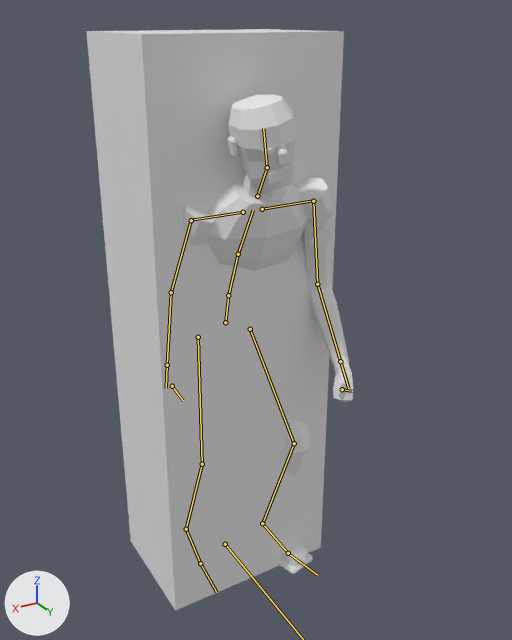
The glTF model public/assets/models/zmb/zmb_shambler_a.glb: old version first, new version second.
Both versions are drawn from a 50 mm camera at (1.001, 1.894, 1.841) aimed at (-0.015, 0.201, 0.995). Arrows for +X, +Y and +Z are at lower left; the lights stay in place. The picture after the commit comes second. Both versions are drawn at frame 45 of the action 'z_idle'; the numbers are the values there. The bones that bend it are drawn over the model as lines. Objects named as collision shapes, trigger or cutter boxes, shadow casters or lower levels of detail are left out.

The first picture shows 'zmb_shambler_a_COL_box', 'zmb_shambler_a_LOD0'.
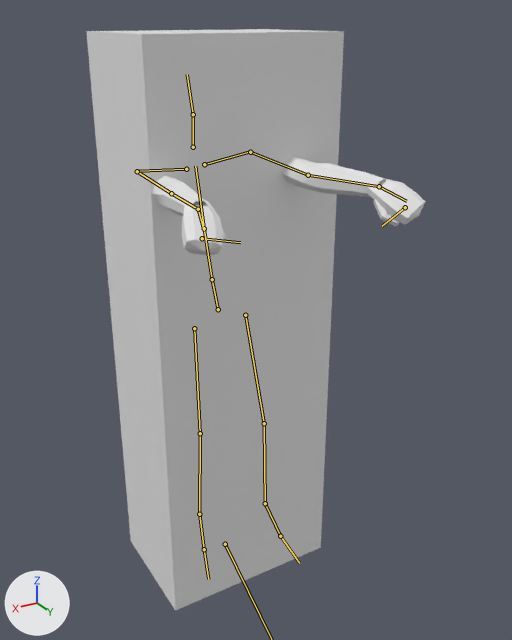
Pixel boxes [x1, y1, x2, y2] of what changed, in the pictures (512 x 640 px):
'zmb_shambler_a_LOD0', posed
    before: [183, 94, 353, 574]
    after: [132, 156, 425, 256]
bone 'hips', root to tip
    before: (225, 322) to (228, 295)
    after: (218, 309) to (212, 279)
bone 'spine', root to tip
    before: (228, 295) to (238, 254)
    after: (212, 279) to (204, 228)
bone 'chest', root to tip
    before: (238, 254) to (253, 210)
    after: (204, 228) to (195, 166)
bone 'neck', root to tip
    before: (257, 196) to (267, 167)
    after: (193, 147) to (193, 114)
bone 'head', root to tip
    before: (267, 167) to (263, 128)
    after: (193, 114) to (187, 74)
bone 'shoulder_L', root to tip
    before: (262, 209) to (313, 200)
    after: (204, 164) to (250, 151)
bone 'upper_arm_L', root to tip
    before: (313, 201) to (317, 284)
    after: (250, 152) to (308, 175)
bone 'forearm_L', root to tip
    before: (317, 284) to (340, 361)
    after: (308, 175) to (379, 186)
bone 'hand_L', root to tip
    before: (340, 361) to (348, 388)
    after: (379, 186) to (406, 201)
bone 'shoulder_R', root to tip
    before: (243, 212) to (191, 220)
    after: (186, 169) to (137, 171)
bone 'upper_arm_R', root to tip
    before: (191, 220) to (171, 292)
    after: (137, 171) to (171, 193)
bone 'forearm_R', root to tip
    before: (171, 292) to (167, 365)
    after: (171, 193) to (198, 209)
bone 'hand_R', root to tip
    before: (167, 365) to (166, 388)
    after: (198, 209) to (204, 230)
bone 'thigh_L', root to tip
    before: (250, 329) to (294, 443)
    after: (245, 315) to (264, 423)
bone 'shin_L', root to tip
    before: (294, 443) to (262, 523)
    after: (264, 423) to (265, 503)
bone 'foot_L', root to tip
    before: (262, 523) to (288, 553)
    after: (265, 503) to (280, 536)
bone 'thigh_R', root to tip
    before: (198, 337) to (202, 464)
    after: (194, 328) to (200, 433)
bone 'shin_R', root to tip
    before: (202, 464) to (186, 529)
    after: (200, 433) to (199, 514)
bone 'foot_R', root to tip
    before: (186, 529) to (200, 563)
    after: (199, 514) to (204, 549)

Diff of the bpy script that builds the scene:
```diff
--- a/public/assets/models/zmb/zmb_shambler_a.glb.py
+++ b/public/assets/models/zmb/zmb_shambler_a.glb.py
@@ bone_root @@
 bone_root = bpy.data.objects['zmb_shambler_a_rig'].pose.bones['root']
-bone_root.rotation_quaternion = (1.0, 0.0, 0.0, 0.0)  # degrees (0, 0, 0)
+bone_root.rotation_quaternion = (0.996, 0.0, 0.0, -0.091)  # degrees (0, 0, -10)
@@ bone_hips @@
 bone_hips = bpy.data.objects['zmb_shambler_a_rig'].pose.bones['hips']  # child of 'root'
-bone_hips.location = (0.02, -0.06, 0.0)
-bone_hips.rotation_quaternion = (0.997, 0.071, -0.037, -0.024)  # degrees (8, -4, -3)
+bone_hips.location = (-0.006, -0.01, 0.0)
+bone_hips.rotation_quaternion = (0.982, -0.163, 0.091, 0.028)  # degrees (-19, 11, 1)
@@ bone_spine @@
 bone_spine = bpy.data.objects['zmb_shambler_a_rig'].pose.bones['spine']  # child of 'hips'
-bone_spine.rotation_quaternion = (0.992, 0.122, -0.026, 0.003)  # degrees (14, -3, 0)
+bone_spine.rotation_quaternion = (0.992, 0.122, -0.025, 0.032)  # degrees (14, -3, 3)
@@ bone_chest @@
 bone_chest = bpy.data.objects['zmb_shambler_a_rig'].pose.bones['chest']  # child of 'spine'
-bone_chest.rotation_quaternion = (0.992, 0.115, 0.03, 0.032)  # degrees (13, 3, 4)
+bone_chest.rotation_quaternion = (0.998, 0.066, -0.013, 0.017)  # degrees (8, -2, 2)
@@ bone_neck @@
 bone_neck = bpy.data.objects['zmb_shambler_a_rig'].pose.bones['neck']  # child of 'chest'
-bone_neck.rotation_quaternion = (0.998, -0.07, 0.0, 0.0)  # degrees (-8, 0, 0)
+bone_neck.rotation_quaternion = (0.993, 0.119, -0.011, 0.009)  # degrees (14, -1, 1)
@@ bone_head @@
 bone_head = bpy.data.objects['zmb_shambler_a_rig'].pose.bones['head']  # child of 'neck'
-bone_head.rotation_quaternion = (0.988, -0.116, 0.041, 0.093)  # degrees (-13, 6, 10)
+bone_head.rotation_quaternion = (0.995, -0.095, -0.023, 0.013)  # degrees (-11, -2, 2)
@@ bone_shoulder_l @@
 bone_shoulder_l = bpy.data.objects['zmb_shambler_a_rig'].pose.bones['shoulder_L']  # child of 'chest'
-bone_shoulder_l.rotation_quaternion = (0.998, 0.026, -0.007, -0.052)  # degrees (3, -1, -6)
+bone_shoulder_l.rotation_quaternion = (0.999, -0.028, -0.012, -0.025)  # degrees (-3, -1, -3)
@@ bone_upper_arm_l @@
 bone_upper_arm_l = bpy.data.objects['zmb_shambler_a_rig'].pose.bones['upper_arm_L']  # child of 'shoulder_L'
-bone_upper_arm_l.rotation_quaternion = (0.927, 0.18, -0.115, -0.308)  # degrees (24, -6, -38)
+bone_upper_arm_l.rotation_quaternion = (0.747, 0.64, 0.11, 0.142)  # degrees (81, -1, 21)
@@ bone_forearm_l @@
 bone_forearm_l = bpy.data.objects['zmb_shambler_a_rig'].pose.bones['forearm_L']  # child of 'upper_arm_L'
-bone_forearm_l.rotation_quaternion = (0.951, 0.308, 0.0, 0.0)  # degrees (36, 0, 0)
+bone_forearm_l.rotation_quaternion = (0.968, -0.054, 0.236, 0.064)  # degrees (-5, 28, 6)
@@ bone_hand_l @@
 bone_hand_l = bpy.data.objects['zmb_shambler_a_rig'].pose.bones['hand_L']  # child of 'forearm_L'
-bone_hand_l.rotation_quaternion = (1.0, 0.0, 0.0, 0.0)  # degrees (0, 0, 0)
+bone_hand_l.rotation_quaternion = (0.98, 0.005, 0.123, -0.154)  # degrees (-2, 14, -18)
@@ bone_shoulder_r @@
 bone_shoulder_r = bpy.data.objects['zmb_shambler_a_rig'].pose.bones['shoulder_R']  # child of 'chest'
-bone_shoulder_r.rotation_quaternion = (0.998, -0.061, 0.0, 0.0)  # degrees (-7, 0, 0)
+bone_shoulder_r.rotation_quaternion = (0.994, 0.044, 0.1, 0.016)  # degrees (5, 11, 2)
@@ bone_upper_arm_r @@
 bone_upper_arm_r = bpy.data.objects['zmb_shambler_a_rig'].pose.bones['upper_arm_R']  # child of 'shoulder_R'
-bone_upper_arm_r.rotation_quaternion = (0.959, 0.059, 0.017, 0.275)  # degrees (7, 0, 32)
+bone_upper_arm_r.rotation_quaternion = (0.756, 0.642, -0.11, -0.057)  # degrees (81, -5, -13)
@@ bone_forearm_r @@
 bone_forearm_r = bpy.data.objects['zmb_shambler_a_rig'].pose.bones['forearm_R']  # child of 'upper_arm_R'
-bone_forearm_r.rotation_quaternion = (0.981, 0.192, 0.0, 0.0)  # degrees (22, 0, 0)
+bone_forearm_r.rotation_quaternion = (0.967, -0.035, -0.243, -0.066)  # degrees (-2, -28, -7)
@@ bone_hand_r @@
 bone_hand_r = bpy.data.objects['zmb_shambler_a_rig'].pose.bones['hand_R']  # child of 'forearm_R'
-bone_hand_r.rotation_quaternion = (1.0, 0.0, 0.0, 0.0)  # degrees (0, 0, 0)
+bone_hand_r.rotation_quaternion = (0.968, -0.053, -0.143, 0.198)  # degrees (-10, -15, 24)
@@ bone_thigh_l @@
 bone_thigh_l = bpy.data.objects['zmb_shambler_a_rig'].pose.bones['thigh_L']  # child of 'hips'
-bone_thigh_l.rotation_quaternion = (0.927, 0.295, -0.223, 0.058)  # degrees (36, -27, -2)
+bone_thigh_l.rotation_quaternion = (0.99, -0.128, -0.011, 0.054)  # degrees (-15, 0, 6)
@@ bone_shin_l @@
 bone_shin_l = bpy.data.objects['zmb_shambler_a_rig'].pose.bones['shin_L']  # child of 'thigh_L'
-bone_shin_l.rotation_quaternion = (0.926, -0.376, 0.0, 0.0)  # degrees (-44, 0, 0)
+bone_shin_l.rotation_quaternion = (0.993, -0.117, 0.0, 0.0)  # degrees (-13, 0, 0)
@@ bone_foot_l @@
 bone_foot_l = bpy.data.objects['zmb_shambler_a_rig'].pose.bones['foot_L']  # child of 'shin_L'
-bone_foot_l.rotation_quaternion = (0.985, 0.154, 0.045, -0.059)  # degrees (17, 6, -6)
+bone_foot_l.rotation_quaternion = (0.994, 0.065, -0.018, -0.082)  # degrees (8, -1, -10)
@@ bone_thigh_r @@
 bone_thigh_r = bpy.data.objects['zmb_shambler_a_rig'].pose.bones['thigh_R']  # child of 'hips'
-bone_thigh_r.rotation_quaternion = (-0.974, -0.215, -0.073, 0.019)  # degrees (25, 9, 0)
+bone_thigh_r.rotation_quaternion = (0.977, -0.211, -0.01, 0.021)  # degrees (-24, -1, 3)
@@ bone_shin_r @@
 bone_shin_r = bpy.data.objects['zmb_shambler_a_rig'].pose.bones['shin_R']  # child of 'thigh_R'
-bone_shin_r.rotation_quaternion = (0.939, -0.343, 0.0, 0.0)  # degrees (-40, 0, 0)
+bone_shin_r.rotation_quaternion = (0.999, -0.049, 0.0, 0.0)  # degrees (-6, 0, 0)
@@ bone_foot_r @@
 bone_foot_r = bpy.data.objects['zmb_shambler_a_rig'].pose.bones['foot_R']  # child of 'shin_R'
-bone_foot_r.rotation_quaternion = (0.976, 0.199, -0.012, 0.083)  # degrees (23, -3, 9)
+bone_foot_r.rotation_quaternion = (0.975, 0.107, 0.083, -0.177)  # degrees (11, 12, -19)
```
